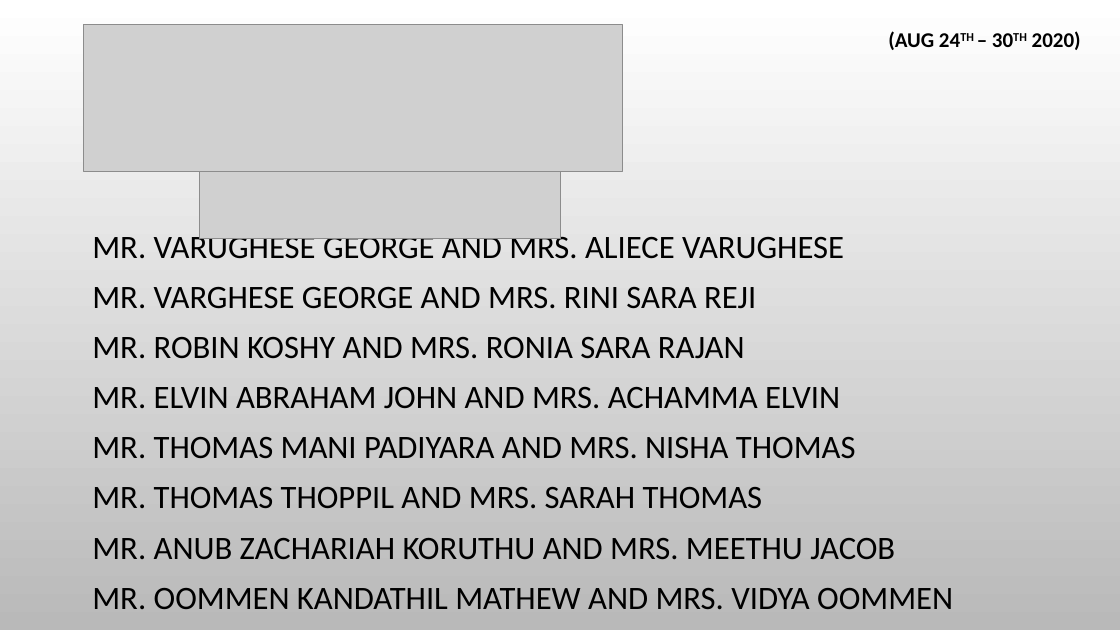
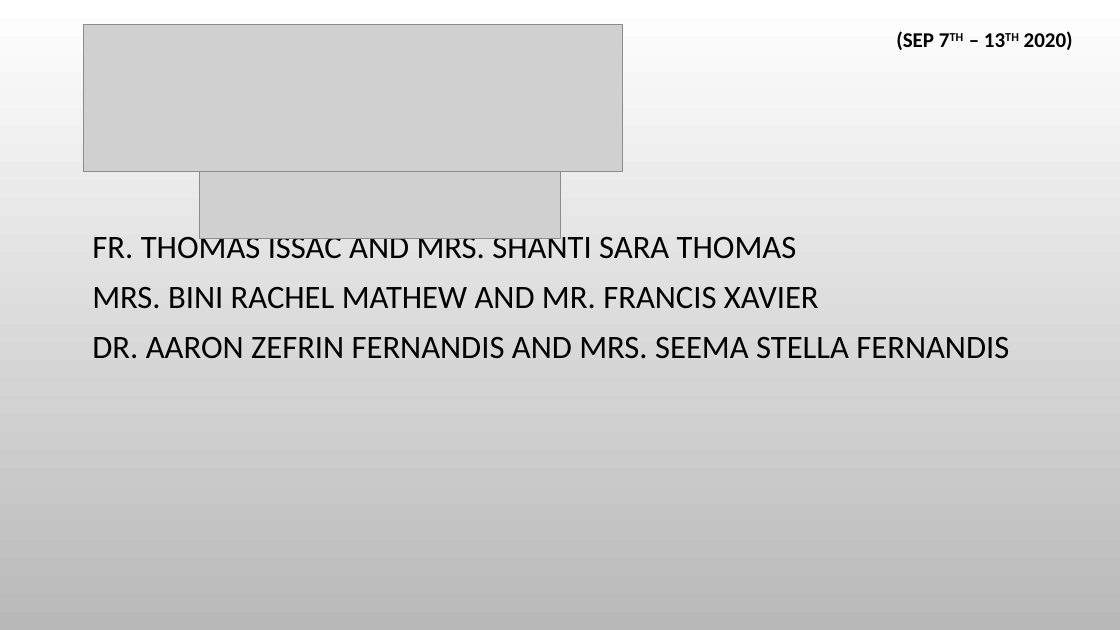
Before and after one commit to stoscsg/openlp-data, a slide deck: slide 2 of stosc_services/PPT/Birthday & Anniversaries.pptx (slide 3 before the commit). Drawn at 1120x630 pixels with LibreOffice and Linux fonts; fonts in the diff are those of the drawing; grey boxes stand for pictures; background and template pictures are left out. Boxes give left, top, right and bottom in pixels: in the first picture for what was removed or moved away, otherwise in the second. Text is boxed around its words. In the diff, an @@ line names an element or a change of style, - is before the commit and + after.

```diff
--- a/stosc_services/PPT/Birthday & Anniversaries.pptx
+++ b/stosc_services/PPT/Birthday & Anniversaries.pptx
@@ text at [896,31,1073,50]: text changed @@
-(AUG 24TH – 30TH 2020)
+(SEP 7TH – 13TH 2020)
@@ text at [92,231,1009,359]: text changed @@
-MR. VARUGHESE GEORGE AND MRS. ALIECE VARUGHESE
-MR. VARGHESE GEORGE AND MRS. RINI SARA REJI
-MR. ROBIN KOSHY AND MRS. RONIA SARA RAJAN
-MR. ELVIN ABRAHAM JOHN AND MRS. ACHAMMA ELVIN
-MR. THOMAS MANI PADIYARA AND MRS. NISHA THOMAS
-MR. THOMAS THOPPIL AND MRS. SARAH THOMAS
-MR. ANUB ZACHARIAH KORUTHU AND MRS. MEETHU JACOB
-MR. OOMMEN KANDATHIL MATHEW AND MRS. VIDYA OOMMEN
+FR. THOMAS ISSAC AND MRS. SHANTI SARA THOMAS
+MRS. BINI RACHEL MATHEW AND MR. FRANCIS XAVIER
+DR. AARON ZEFRIN FERNANDIS AND MRS. SEEMA STELLA FERNANDIS
```
Also in this commit, not shown: 1 slide added, 2 slides removed, 2 other files.
